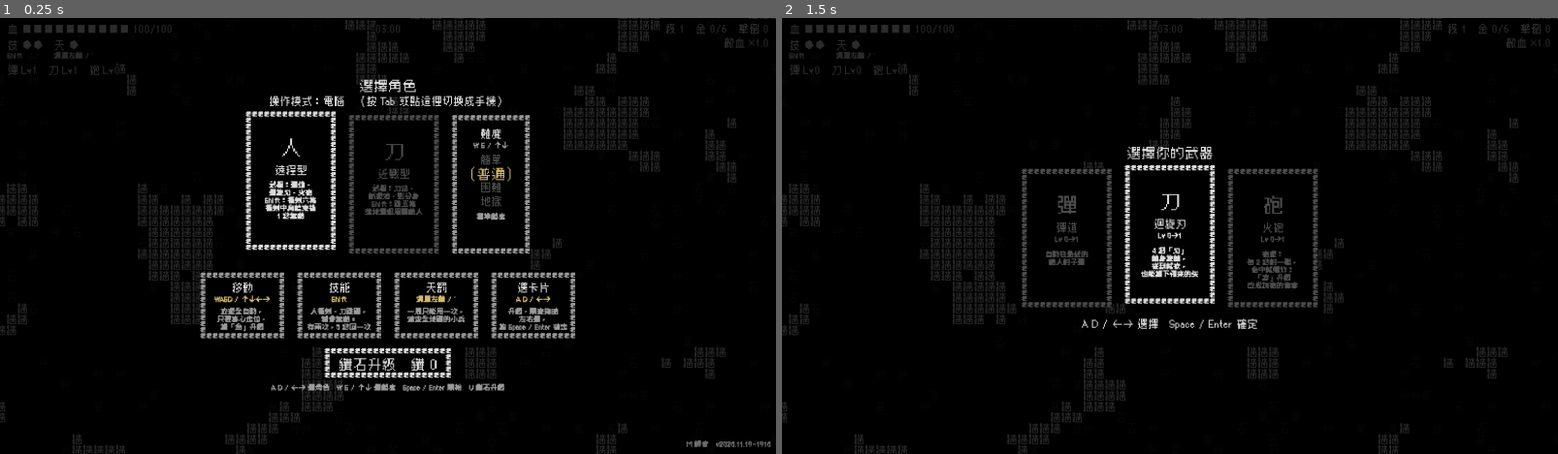
Above: before the commit, frames 1-2 (left to right).
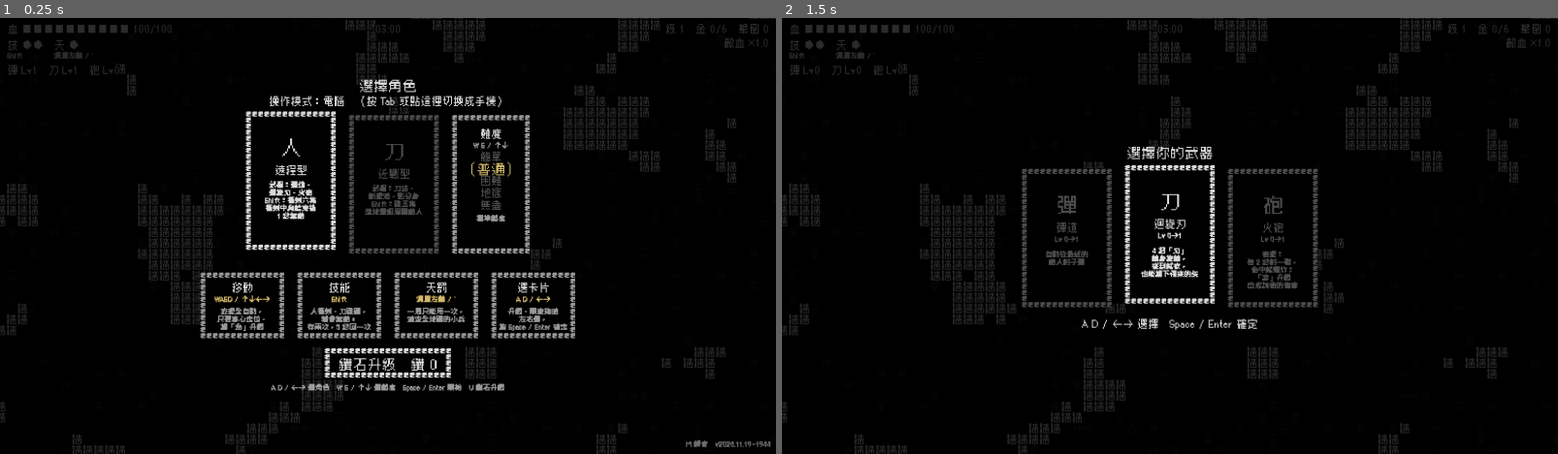
Above: after the commit, the same moments.

Repository: Scottcw1006/text-survivors
Game: Godot game, scene res://main.tscn
Two runs of this game, one before a commit and one after it. Both use one fixed random seed, a clock stepped at 60 frames per second and the inputs below. Sound files missing from this copy of the repository are replaced by a short silence.
Inputs (mouse positions are in pixels of both pictures, inside the frame that each line leads up to):
- Up to frame 1 (0.25 s): no input
- Up to frame 2 (1.5 s): tap Enter at 0.5 s; move the mouse to (1340, 214) at 0.52 s; hold Right (move_right) 0.53-1.25 s; tap U (meta) at 0.6 s; click (1340, 214) at 0.67 s; tap Backspace (meta_reset) at 1.25 s; drag from (1014, 257) to (1131, 323) at 1.27 s

The runs differ from the first frame. In frame 1, 0.3% of the frame differs, in the area x 60-100%, y 30-99%; in frame 2, nothing differs.

Commit message:
新增無盡模式
Co-Authored-By: Claude Opus 5.5 <noreply@anthropic.com>

Diff:
--- a/cards.gd
+++ b/cards.gd
@@ -277,12 +277,12 @@
 	_frame(o, OPT_COLS, rows, COLOR_TIP)
 	_text(opt_label, Vector2(mid, o.y + PAD + 40.0), 33, COLOR_ON)
 	_text(opt_hint, Vector2(mid, o.y + PAD + 80.0), 22, COLOR_TIP)
-	var y := o.y + PAD + 125.0
+	var y := o.y + PAD + 115.0
 	for i in opt_items.size():
 		var on := i == opt_sel
 		_text(("〔%s〕" if on else "%s") % opt_items[i], Vector2(mid, y), 44 if on else 33, COLOR_PICK if on else COLOR_OFF)
 		opt_rects.append(_scaled(Rect2(o.x + CELL, y - 32.0, w - CELL * 2.0, 64.0), k))
-		y += 46.0
+		y += 40.0
 	if opt_sel < opt_descs.size():
 		var top := y - 10.0
 		var lines := int((o.y + h - CELL * 2.0 - top) / DESC_LINE)
--- a/enemy.gd
+++ b/enemy.gd
@@ -24,6 +24,7 @@
 var shoot_interval := 2.0  # 遠程敵人：幾秒放一次箭
 var arrow_speed := 220.0   # 遠程敵人：矢飛多快
 var volley := 1            # 遠程敵人：一次放幾支箭（扇形）
+var drop_chest := false    # 無盡模式：每一波大王只有第一隻會掉寶箱
 var label := ""            # 顯示的字（王：大字的「甲」；最終王：「大鬼」…），統計、提示用這個
 var shield_max := 0        # 王魂、王鬼、大魂、大鬼：無敵次數會定時重置回這個數
 var shield_every := 0.0    # 幾秒重置一次無敵（0 = 不重置）
--- a/main.gd
+++ b/main.gd
@@ -455,6 +455,15 @@
 var heart_pointer: EdgePointer      # 最近的愛心在畫面外時，畫面邊緣的提示
 var final_phase := false           # 三分鐘後的決戰：還是會掉金，但不再出寶箱
 var final_bosses: Array[Enemy] = []
+var wave_active := false            # 無盡：現在有一波大王還沒打完（血條、紅框用 final_bosses）
+var wave_num := 0
+var next_wave_time := ENDLESS_WAVE_EVERY
+var hell_active := {}               # 無盡：哪些小兵已經變成地獄版
+var hell_next := 0                  # 無盡：下一個要變強的是 ENDLESS_HELL_ORDER 第幾個
+var endless_fire := false           # 無盡：牆已經變成焰
+var intro_text := "最終決戰"         # 開場大字（決戰／大王來襲）
+var hud_notice: RichTextLabel       # 無盡：畫面上方的提示（某種敵人變強了）
+var notice_time := 0.0
 var final_roster: Array[String] = []  # 決戰一開始有哪些王（照順序），血條用；死掉的從 final_bosses 拿掉
 var smite_used := false            # 天罰一局只能用一次
 
@@ -491,6 +500,7 @@
 var final_intro := 0.0              # 最終決戰開場停頓還剩幾秒
 var _intro_shown := 0               # 「最終決戰」已經出現幾個字
 var celebrate := 0.0                # 過關煙火還剩幾秒
+var celebrate_banner := 0.0         # 無盡：「擊退！」大字還顯示幾秒
 var firework_cd := 0.0
 var big_banner: Label               # 畫面正中間的大字（最終決戰、過關）
 var hud_kills: Label
@@ -505,6 +515,7 @@
 var hazards: Array = []             # 地獄犇留下的焰：[{node, life}]
 var start_pick := false             # 開局選武器中（跟寶箱共用卡片畫面）
 var rerolls_left := 0               # 這一局升級時還能重抽幾次
+var new_record := false
 var tokens_earned := -1             # 這一局拿到幾個 鑽（結算時算一次）
 var _ignore_click_frame := -1       # 點暫停畫面的「繼續」那一格，不要觸發天罰
 var is_touch := false               # 有觸控螢幕就開手機操作
@@ -594,13 +605,13 @@
 	if final_intro > 0.0:
 		final_intro -= delta
 		# 一個字一個字跳出來：最 → 最終 → 最終決 → 最終決戰，每個字出來時震一下
-		var shown := clampi(int((FINAL_INTRO_TIME - final_intro) / INTRO_CHAR_GAP) + 1, 1, INTRO_TEXT.length())
+		var shown := clampi(int((FINAL_INTRO_TIME - final_intro) / INTRO_CHAR_GAP) + 1, 1, intro_text.length())
 		if shown != _intro_shown:
 			_intro_shown = shown
 			# 還沒出來的字用全形空白佔位，字的位置才不會跟著移動
 			var chars := []
-			for i in INTRO_TEXT.length():
-				chars.append(INTRO_TEXT[i] if i < shown else "　")
+			for i in intro_text.length():
+				chars.append(intro_text[i] if i < shown else "　")
 			big_banner.text = " ".join(chars)   # 字中間用半形空白
 			_shake(8.0)
 			audio.play("land")
@@ -623,7 +634,9 @@
 			hp = mini(hp + int(regen_acc), max_hp)
 			regen_acc -= floorf(regen_acc)
 	final_hint_time = maxf(0.0, final_hint_time - delta)
-	if not final_phase and elapsed >= GAME_DURATION:
+	if _endless():
+		_update_endless(delta)
+	elif not final_phase and elapsed >= GAME_DURATION:
 		_start_final_phase()
 	if final_phase and final_bosses.is_empty():
 		_start_celebration()
@@ -765,6 +778,8 @@
 		for i in Meta.level(key):
 			_apply_upgrade(u.id)
 	rerolls_left = Meta.rerolls()
+	if _endless():
+		next_chest_time = ENDLESS_CHEST_INTERVAL
 	pending_power += Meta.level("chest")
 	_update_hud()
 
@@ -888,7 +903,26 @@
 	# 地獄：在困難上面再加強；進階怪提早一半時間出現；牆變成會燙人的「焰」
 	{"name": "地獄", "hp": 2.25, "count": 1.44, "speed": 1.44, "banned": [], "unlock": 0.5, "fire_walls": true, "hell": true,
 		"desc": "比困難更強\n進階怪提早\n碰「焰」扣血"},
+	# 無盡：沒有決戰，一直玩到死；越來越難（數值見 ENDLESS_*）
+	{"name": "無盡", "hp": 1.0, "count": 1.0, "speed": 1.0, "banned": [], "unlock": 1.5, "endless": true,
+		"desc": "玩到死為止\n越來越難\n挑戰最高紀錄"},
 ]
+# ---------- 無盡模式 ----------
+const ENDLESS_HP_GROWTH := 0.15       # 怪物血量每分鐘 +15%（不會停）
+const ENDLESS_SPAWN_RAMP := 600.0     # 出怪速度到第 10 分鐘封頂
+const ENDLESS_CHEST_INTERVAL := 45.0  # 自動寶箱每 45 秒一個
+const ENDLESS_WAVE_EVERY := 120.0     # 每 2 分鐘一波大王，第 N 波 N 隻，只有第一隻掉寶箱
+const ENDLESS_FIRE_TIME := 360.0      # 6 分鐘後牆變成焰
+const ENDLESS_HELL_START := 60.0      # 1 分鐘開始，每 36 秒有一種小兵變成地獄版，7 分鐘全部到齊
+const ENDLESS_HELL_GAP := 36.0
+const ENDLESS_HELL_ORDER := ["敵", "鼠", "甲", "弓", "鳥", "弩", "冑", "魂", "鬼", "牛", "犇"]
+const ENDLESS_HELL_NOTES := {
+	"敵": "開始會突然衝刺了！", "鼠": "開始成群包抄了！", "甲": "被打之後會變硬了！",
+	"弓": "開始一次射三支箭了！", "鳥": "開始繞圈再俯衝了！", "弩": "射的箭開始會追人了！",
+	"冑": "死掉時會爆炸了！", "魂": "的無敵變成兩次了！", "鬼": "開始會隱形了！",
+	"牛": "蓄力變快、衝得更遠了！", "犇": "衝過的地方會留下焰了！",
+}
+const NOTICE_TIME := 3.0
 const FIRE_WALL_DAMAGE := 10          # 地獄：碰到「焰」扣幾滴血
 # ---------- 地獄難度：每種小兵的行為加強（王不受影響） ----------
 const HELL_RAT_GROUP := 6             # 鼠一群 6 隻，往兩側包抄
@@ -926,7 +960,7 @@
 
 ## 地獄難度：牆變成紅色的「焰」
 func _apply_wall_style() -> void:
-	var fire: bool = DIFFICULTIES[difficulty].get("fire_walls", false)
+	var fire := _fire_walls()
 	terrain.wall_char = "焰" if fire else Terrain.WALL_CHAR
 	terrain.wall_color = Color(1.0, 0.35, 0.2) if fire else Terrain.WALL_COLOR
 	terrain.queue_redraw()
@@ -1121,7 +1155,7 @@
 	if not _player_vulnerable():
 		return
 	# 地獄：碰到「焰」牆就受傷
-	if DIFFICULTIES[difficulty].get("fire_walls", false) and terrain.overlaps_wall(player.position, PLAYER_RADIUS + 3.0):
+	if _fire_walls() and terrain.overlaps_wall(player.position, PLAYER_RADIUS + 3.0):
 		_hurt_player(FIRE_WALL_DAMAGE, [["一不小心貼到", null], ["焰", COLOR_FIRE], ["，被燒成灰", null]])
 		return
 	for e: Enemy in _nearby(player.position):
@@ -1321,16 +1355,7 @@
 			pos = player.position + Vector2.from_angle(TAU * i / total) * get_viewport_rect().size.x * 0.55
 		var big := i == total - 1
 		var boss := _spawn_boss(bigs.pick_random() if big else _pick_boss_type(), pos, big)
-		boss.font_size = int(roundf(boss.font_size * FINAL_SIZE_MULT / 11.0)) * 11
-		boss.radius *= FINAL_SIZE_MULT
-		boss.max_hp *= FINAL_HP_MULT
-		boss.hp = boss.max_hp
-		boss.speed *= FINAL_SPEED_MULT
-		boss.knock_resist = 0.0   # 完全不吃擊退
-		boss.shoot_interval /= FINAL_FIRE_RATE_MULT
-		boss.arrow_speed *= FINAL_ARROW_SPEED_MULT
-		boss.shoot_cd = minf(boss.shoot_cd, boss.shoot_interval)
-		boss.queue_redraw()
+		_buff_final(boss)
 		final_bosses.append(boss)
 		final_roster.append(boss.label)
 	# 停 2 秒，畫面中間大大的「最終決戰」（也順便蓋掉生成最終王的卡頓）
@@ -1341,11 +1366,107 @@
 	final_hint_time = FINAL_HINT_TIME
 
 
+## 決戰／大王波的王：字放大、血兩倍、更快、不吃擊退、射箭更兇
+func _buff_final(boss: Enemy) -> void:
+	boss.font_size = int(roundf(boss.font_size * FINAL_SIZE_MULT / 11.0)) * 11
+	boss.radius *= FINAL_SIZE_MULT
+	boss.max_hp *= FINAL_HP_MULT
+	boss.hp = boss.max_hp
+	boss.speed *= FINAL_SPEED_MULT
+	boss.knock_resist = 0.0   # 完全不吃擊退
+	boss.shoot_interval /= FINAL_FIRE_RATE_MULT
+	boss.arrow_speed *= FINAL_ARROW_SPEED_MULT
+	boss.shoot_cd = minf(boss.shoot_cd, boss.shoot_interval)
+	boss.queue_redraw()
+
+
+# ---------- 無盡模式 ----------
+
+func _endless() -> bool:
+	return DIFFICULTIES[difficulty].get("endless", false)
+
+
+## 地圖現在是不是焰牆（地獄難度，或無盡 6 分鐘後）
+func _fire_walls() -> bool:
+	return DIFFICULTIES[difficulty].get("fire_walls", false) or endless_fire
+
+
+func _update_endless(delta: float) -> void:
+	if celebrate_banner > 0.0:
+		celebrate_banner -= delta
+		if celebrate_banner <= 0.0:
+			big_banner.visible = false
+	notice_time = maxf(0.0, notice_time - delta)
+	hud_notice.visible = notice_time > 0.0
+	hud_notice.modulate.a = clampf(notice_time, 0.0, 1.0)
+	# 小兵一種一種變成地獄版
+	if hell_next < ENDLESS_HELL_ORDER.size() and elapsed >= ENDLESS_HELL_START + ENDLESS_HELL_GAP * hell_next:
+		var kind: String = ENDLESS_HELL_ORDER[hell_next]
+		hell_next += 1
+		hell_active[kind] = true
+		for e: Enemy in enemies:
+			if e.kind == kind and not e.is_boss and not e.hell:
+				_make_hell(e)
+		var c: Color = ENEMY_TYPES[kind]["color"]
+		_notice("[color=#%s]%s[/color] %s" % [c.to_html(false), kind, ENDLESS_HELL_NOTES[kind]])
+	# 6 分鐘：牆變成焰
+	if not endless_fire and elapsed >= ENDLESS_FIRE_TIME:
+		endless_fire = true
+		_apply_wall_style()
+		_notice("牆全部變成了 [color=#%s]焰[/color]！碰到會受傷" % COLOR_FIRE.to_html(false))
+		_shake(10.0)
+	# 每 2 分鐘一波大王
+	if elapsed >= next_wave_time:
+		next_wave_time += ENDLESS_WAVE_EVERY
+		_start_wave()
+	if wave_active and final_bosses.is_empty():
+		wave_active = false
+		audio.play_music("main")
+		audio.play("level")
+		_show_big_banner("擊退！", Color(1.0, 0.85, 0.4))
+		celebrate_banner = 1.2
+
+
+func _notice(bbcode: String) -> void:
+	hud_notice.text = "[center]" + bbcode + "[/center]"
+	notice_time = NOTICE_TIME
+	audio.play("boss")
+
+
+## 一波大王：第 N 波 N 隻，只有第一隻掉寶箱
+func _start_wave() -> void:
+	wave_num += 1
+	wave_active = true
+	# 上一波還沒打完的大王留著，跟這一波疊在一起（血條一起顯示，全部打完才算擊退）
+	final_roster.clear()
+	for b in final_bosses:
+		final_roster.append(b.label)
+	audio.play("final")
+	audio.play_music("final")
+	var bigs := BIG_KINDS.filter(func(k: String) -> bool: return not DIFFICULTIES[difficulty].banned.has(k))
+	for i in wave_num:
+		var pos := _find_spawn_point()
+		if pos == Vector2.INF:
+			pos = player.position + Vector2.from_angle(TAU * i / wave_num) * get_viewport_rect().size.x * 0.55
+		var boss := _spawn_boss(bigs.pick_random(), pos, true)
+		_buff_final(boss)
+		boss.drop_chest = i == 0
+		final_bosses.append(boss)
+		final_roster.append(boss.label)
+	intro_text = "大王來襲"
+	final_intro = FINAL_INTRO_TIME
+	_intro_shown = 0
+	_show_big_banner("", COLOR_ENEMY_BOSS)
+	_shake(12.0)
+	hud_final_hint.text = "第 %d 波：打倒全部大王！" % wave_num
+	final_hint_time = FINAL_HINT_TIME
+
+
 # ---------- 敵人 ----------
 
 func _spawn_enemies(delta: float) -> void:
 	# 每分鐘來一隻王
-	if not final_phase and elapsed >= next_boss_time and next_boss_time < GAME_DURATION:
+	if not final_phase and elapsed >= next_boss_time and (next_boss_time < GAME_DURATION or _endless()):
 		next_boss_time += BOSS_INTERVAL
 		var bp := _find_spawn_point()
 		if bp != Vector2.INF:
@@ -1355,7 +1476,8 @@
 	spawn_cd -= delta
 	if spawn_cd > 0.0:
 		return
-	spawn_cd = lerpf(SPAWN_INTERVAL_START, SPAWN_INTERVAL_END, minf(elapsed / GAME_DURATION, 1.0))
+	var ramp := ENDLESS_SPAWN_RAMP if _endless() else GAME_DURATION
+	spawn_cd = lerpf(SPAWN_INTERVAL_START, SPAWN_INTERVAL_END, minf(elapsed / ramp, 1.0))
 	spawn_cd /= DIFFICULTIES[difficulty].count   # 數量多 = 生得快
 	var pos := _find_spawn_point()
 	if pos == Vector2.INF:
@@ -1363,7 +1485,7 @@
 	var kind := _pick_enemy_type()
 	if kind == "鼠" or kind == "鳥":
 		var group := RAT_GROUP if kind == "鼠" else BIRD_GROUP
-		if kind == "鼠" and DIFFICULTIES[difficulty].get("hell", false):
+		if kind == "鼠" and (DIFFICULTIES[difficulty].get("hell", false) or hell_active.has("鼠")):
 			group = HELL_RAT_GROUP
 		for i in group:
 			var p := pos + Vector2(randf_range(-12, 12), randf_range(-12, 12))
@@ -1487,7 +1609,8 @@
 
 ## 怪物血量倍率：隨時間成長 × 難度
 func _hp_mult() -> float:
-	return (1.0 + HP_GROWTH_PER_MINUTE * floorf(elapsed / 60.0)) * DIFFICULTIES[difficulty].hp
+	var growth := ENDLESS_HP_GROWTH if _endless() else HP_GROWTH_PER_MINUTE
+	return (1.0 + growth * floorf(elapsed / 60.0)) * DIFFICULTIES[difficulty].hp
 
 
 func _spawn_enemy(kind: String, pos: Vector2) -> void:
@@ -1498,7 +1621,7 @@
 	e.shoot_interval = ARROW_INTERVAL
 	e.arrow_speed = ARROW_SPEED
 	e.shoot_cd = randf() * ARROW_INTERVAL
-	if DIFFICULTIES[difficulty].get("hell", false):
+	if DIFFICULTIES[difficulty].get("hell", false) or hell_active.has(kind):
 		_make_hell(e)
 	add_child(e)
 	enemies.append(e)
@@ -1905,7 +2028,7 @@
 	cell.erase(e)
 	_shatter(e)
 	# 決戰中一樣掉金，但王不掉寶箱
-	if e.is_boss and not final_phase:
+	if e.is_boss and not final_phase and (not _endless() or e.drop_chest):
 		_spawn_chest_near(e.position)
 	for i in e.gold:
 		var spread := Vector2.ZERO if e.gold == 1 else Vector2(randf_range(-20, 20), randf_range(-20, 20))
@@ -2753,7 +2876,7 @@
 
 func _update_chests() -> void:
 	if not final_phase and elapsed >= next_chest_time:
-		next_chest_time += CHEST_INTERVAL
+		next_chest_time += ENDLESS_CHEST_INTERVAL if _endless() else CHEST_INTERVAL
 		_spawn_chest()
 
 	for i in range(chests.size() - 1, -1, -1):
@@ -2984,7 +3107,6 @@
 
 const FINAL_HINT_TIME := 4.0        # 決戰開始的提示顯示幾秒
 const FINAL_INTRO_TIME := 2.8       # 最終決戰開場停幾秒
-const INTRO_TEXT := "最終決戰"
 const INTRO_CHAR_GAP := 0.5         # 每隔幾秒多跳出一個字（4 個字 1.5 秒出完，再停一下）
 const CELEBRATE_TIME := 3.0         # 過關煙火放幾秒
 const FIREWORK_GAP := 0.22          # 每隔幾秒放一朵
@@ -3364,6 +3486,21 @@
 	big_banner.visible = false
 	root.add_child(big_banner)
 
+	hud_notice = RichTextLabel.new()
+	hud_notice.bbcode_enabled = true
+	hud_notice.fit_content = true
+	hud_notice.scroll_active = false
+	hud_notice.set_anchors_and_offsets_preset(Control.PRESET_CENTER_TOP)
+	hud_notice.custom_minimum_size = Vector2(1400, 0)
+	hud_notice.position = Vector2(-700, 190)
+	hud_notice.add_theme_font_override("normal_font", font)
+	hud_notice.add_theme_font_size_override("normal_font_size", 44)
+	hud_notice.add_theme_constant_override("outline_size", 12)
+	hud_notice.add_theme_color_override("font_outline_color", Color.BLACK)
+	hud_notice.mouse_filter = Control.MOUSE_FILTER_IGNORE
+	hud_notice.visible = false
+	root.add_child(hud_notice)
+
 	hud_final_hint = Label.new()
 	hud_final_hint.text = "打倒全部最終王！"
 	hud_final_hint.set_anchors_and_offsets_preset(Control.PRESET_FULL_RECT)
@@ -3491,14 +3628,14 @@
 	if revives > 0:
 		line_texts.append("蘇 ×%d" % revives)
 	hud_power.text = "　".join(line_texts)
-	if final_phase:
+	if final_phase or wave_active:
 		var counts := {}
 		for b in final_bosses:
 			counts[b.label] = counts.get(b.label, 0) + 1
 		var parts := []
 		for k: String in counts:
 			parts.append("%s ×%d" % [k, counts[k]])
-		hud_time.text = "決戰　" + "　".join(parts)
+		hud_time.text = ("第 %d 波　" % wave_num if wave_active else "決戰　") + "　".join(parts)
 		hud_time.add_theme_color_override("font_color", COLOR_ENEMY_BOSS)
 		_update_boss_bars()
 		# 「打倒全部最終王！」顯示幾秒，最後一秒淡出
@@ -3506,6 +3643,12 @@
 		hud_final_hint.modulate.a = clampf(final_hint_time, 0.0, 1.0)
 		final_frame.visible = true
 		final_frame.queue_redraw()
+	elif _endless():
+		hud_time.text = "存活 " + _fmt_time(elapsed)
+		hud_time.remove_theme_color_override("font_color")
+		hud_boss.visible = false
+		hud_final_hint.visible = false
+		final_frame.visible = false
 	else:
 		hud_time.text = _fmt_time(GAME_DURATION - elapsed)
 	hud_kills.text = "級 %d　金 %d/%d　擊倒 %d\n敵血 ×%.1f" % [level, xp, _xp_needed(), kills, _hp_mult()]
@@ -3525,10 +3668,17 @@
 		if not death_cause.is_empty():
 			title_parts = death_cause   # 「被[牛]撞飛了」，敵人的字上色
 	if tokens_earned < 0:
-		tokens_earned = Meta.tokens_for_run(elapsed, result == State.WON)
+		tokens_earned = Meta.tokens_for_run(elapsed, result == State.WON, _endless())
+		if _endless():
+			new_record = elapsed > Meta.endless_best
+			if new_record:
+				Meta.endless_best = elapsed
 		Meta.tokens += tokens_earned
 		Meta.save()
 	var stats := "難度 %s　存活 %s　級 %d　擊倒 %d　金 %d　鑽 +%d（共 %d）" % [DIFFICULTIES[difficulty].name, _fmt_time(elapsed), level, kills, gold, tokens_earned, Meta.tokens]
+	if _endless():
+		var rec := "新紀錄！" if new_record else "最高 " + _fmt_time(Meta.endless_best)
+		stats = "無盡　存活 %s（%s）　第 %d 波　級 %d　擊倒 %d　鑽 +%d（共 %d）" % [_fmt_time(elapsed), rec, wave_num, level, kills, tokens_earned, Meta.tokens]
 	# 手機：要點「再來一局」按鈕才重開（避免手指誤觸直接跳過）；電腦維持原本按 Space / Enter
 	if is_touch:
 		level_cards.show_cards(title, _final_level_cards(), -1, "", stats, [], "再來一局")
--- a/meta.gd
+++ b/meta.gd
@@ -27,6 +27,7 @@
 ]
 
 static var tokens := 0
+static var endless_best := 0.0      # 無盡模式的最高紀錄（秒）
 static var levels := {}
 static var _loaded := false
 
@@ -39,6 +40,7 @@
 	if cfg.load(PATH) != OK:
 		return
 	tokens = int(cfg.get_value("meta", "tokens", 0))
+	endless_best = float(cfg.get_value("meta", "endless_best", 0.0))
 	levels = cfg.get_value("meta", "levels", {})
 	# 舊存檔：穿、廣原本分開，合併成一項（取比較高的那個，另一個退回鑽）
 	if levels.has("up_pierce") or levels.has("up_reach"):
@@ -54,6 +56,7 @@
 static func save() -> void:
 	var cfg := ConfigFile.new()
 	cfg.set_value("meta", "tokens", tokens)
+	cfg.set_value("meta", "endless_best", endless_best)
 	cfg.set_value("meta", "levels", levels)
 	cfg.save(PATH)
 
@@ -94,7 +97,9 @@
 
 
 ## 這一局拿到幾個 鑽：每滿一分鐘 1 個（最多 3 個），打倒最終王 +2
-static func tokens_for_run(seconds: float, won: bool) -> int:
+static func tokens_for_run(seconds: float, won: bool, endless := false) -> int:
+	if endless:
+		return int(seconds / 60.0) * TOKEN_PER_MINUTE   # 無盡：每分鐘 1 個，沒有上限
 	var n := mini(int(seconds / 60.0) * TOKEN_PER_MINUTE, TOKEN_MINUTE_CAP)
 	if won:
 		n += TOKEN_WIN_BONUS
--- a/version.gd
+++ b/version.gd
@@ -1,2 +1,2 @@
 ## 由 build_web.sh 自動產生，不要手改
-const TEXT := "v2026.11.19-1916"
+const TEXT := "v2026.11.19-1944"
Renamed: docs/game_20261119-191650.apple-touch-icon.png -> docs/game_20261119-194418.apple-touch-icon.png
Renamed: docs/game_20261119-191650.icon.png -> docs/game_20261119-194418.icon.png
Renamed: docs/game_20261119-191650.png -> docs/game_20261119-194418.png
Not shown, removed: docs/game_20261119-191404.pck
Not shown, added: docs/game_20261119-194418.audio.position.worklet.js
Not shown, added: docs/game_20261119-194418.audio.worklet.js
Not shown, added: docs/game_20261119-194418.js
Not shown, added: docs/game_20261119-194418.pck
Not shown, added: docs/game_20261119-194418.wasm
